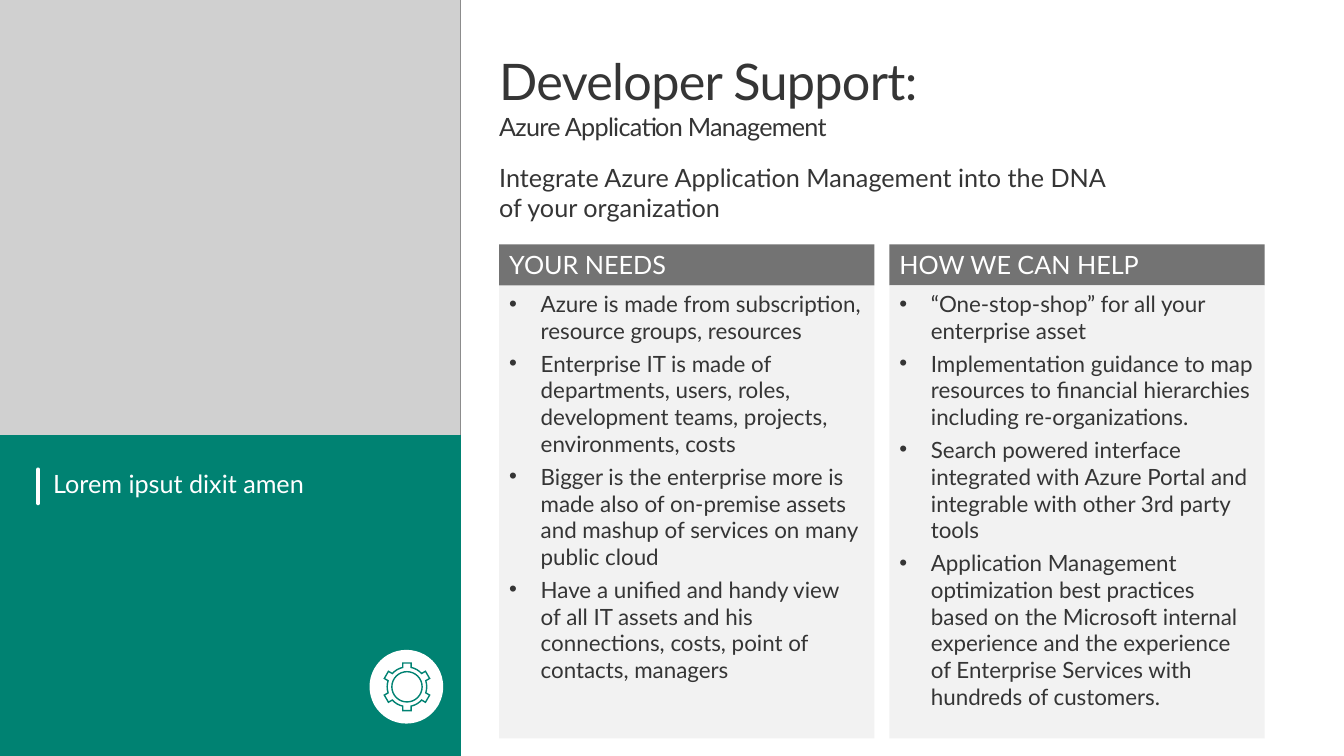
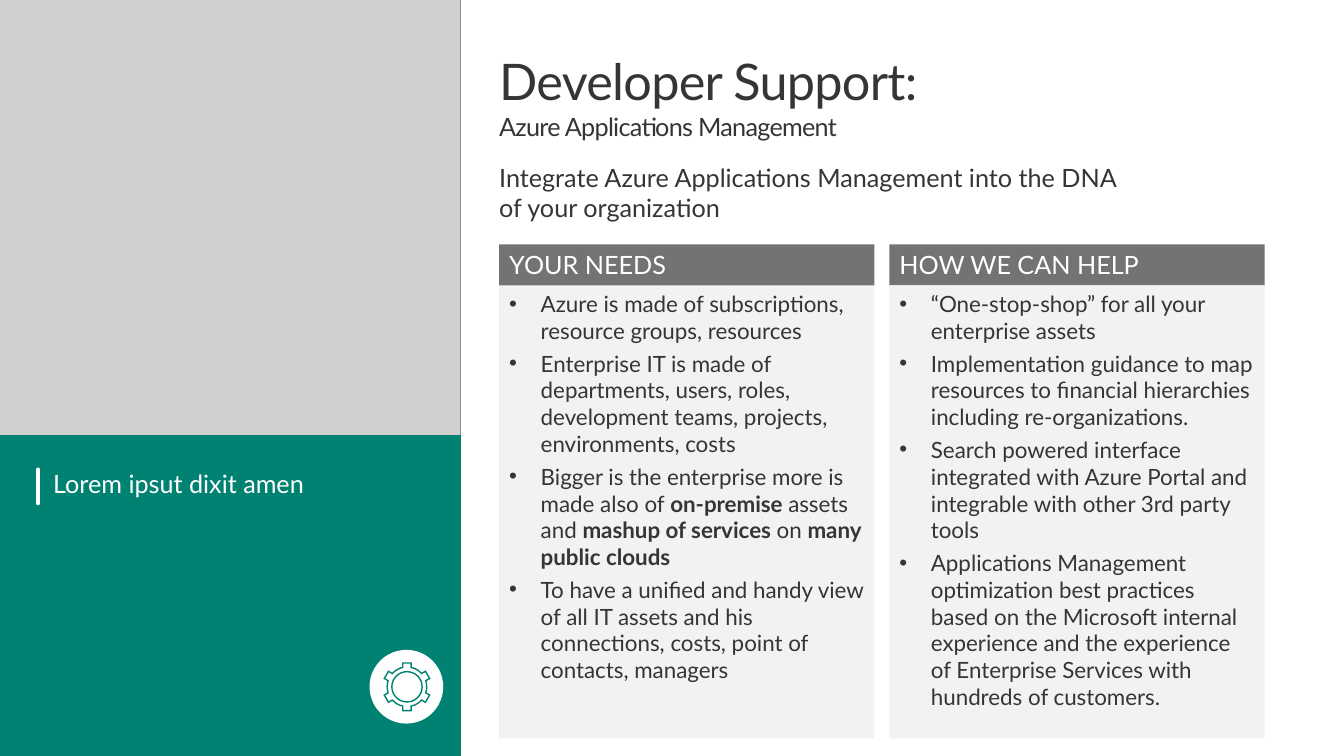
Before and after one commit to nicolgit/whoiswho, a slide deck: slide 4 of marketing/Customer Deck.pptx. Drawn at 1344x756 pixels with LibreOffice and Linux fonts; fonts in the diff are those of the drawing; grey boxes stand for pictures; background and template pictures are left out. Boxes give left, top, right and bottom in pixels: in the first picture for what was removed or moved away, otherwise in the second. Text is boxed around its words. In the diff, an @@ line names an element or a change of style, - is before the commit and + after.

```diff
--- a/marketing/Customer Deck.pptx
+++ b/marketing/Customer Deck.pptx
@@ text at (x1=499, y1=63, x2=917, y2=140): text changed @@
-Developer Support:
-Azure Application Management
+Developer Support:
+Azure Applications Management
@@ text at (x1=499, y1=168, x2=1116, y2=222): text changed @@
-Integrate Azure Application Management into the DNA
-of your organization
+Integrate Azure Applications Management into the DNA
+of your organization
@@ text in rectangle at (x1=541, y1=295, x2=843, y2=343): text changed @@
-• Azure is made from subscription, resource groups, resources
+• Azure is made of subscriptions, resource groups, resources
@@ text in rectangle at (x1=931, y1=295, x2=1205, y2=343): text changed @@
-• “One-stop-shop” for all your enterprise asset
+• “One-stop-shop” for all your enterprise assets
@@ text in rectangle at (x1=541, y1=468, x2=864, y2=682): text changed @@
-• Bigger is the enterprise more is made also of on-premise assets and mashup of services on many public cloud
-• Have a unified and handy view of all IT assets and his connections, costs, point of contacts, managers
+• Bigger is the enterprise more is made also of on-premise assets and mashup of services on many public clouds
+• To have a unified and handy view of all IT assets and his connections, costs, point of contacts, managers
@@ text in rectangle at (x1=931, y1=554, x2=1237, y2=705): text changed @@
-• Application Management optimization best practices based on the Microsoft internal experience and the experience of Enterprise Services with hundreds of customers.
+• Applications Management optimization best practices based on the Microsoft internal experience and the experience of Enterprise Services with hundreds of customers.
```
Also in this commit, not shown: 3 other slides changed, 1 slide added, 6 other files.
